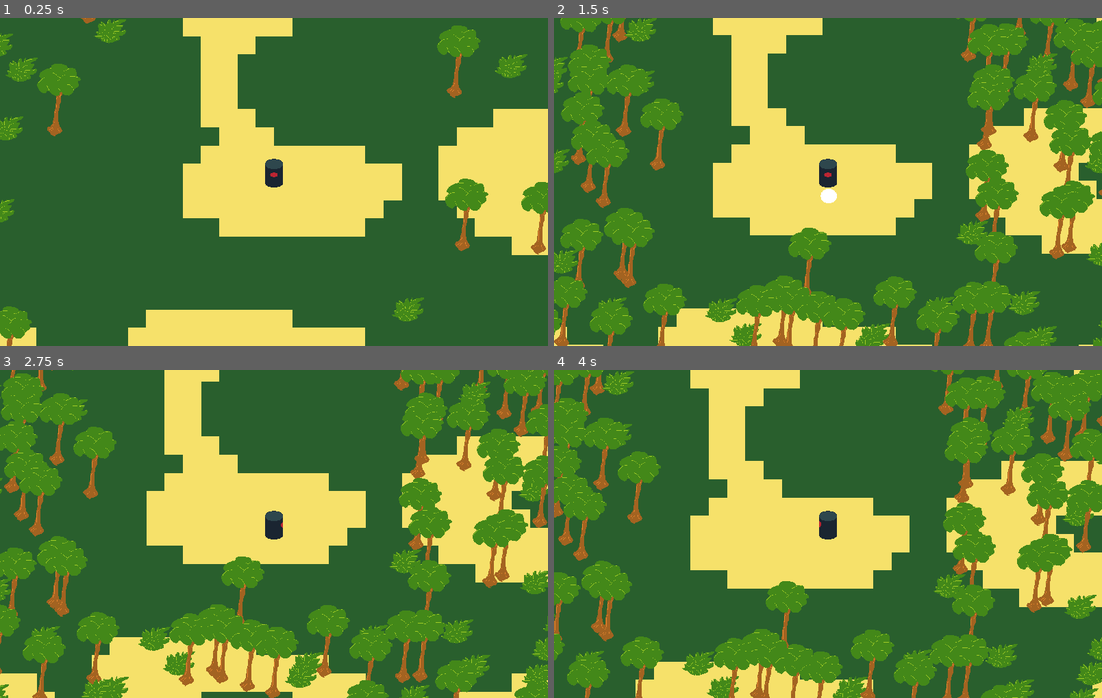
Above: before the commit, frames 1-4 (two rows, left to right).
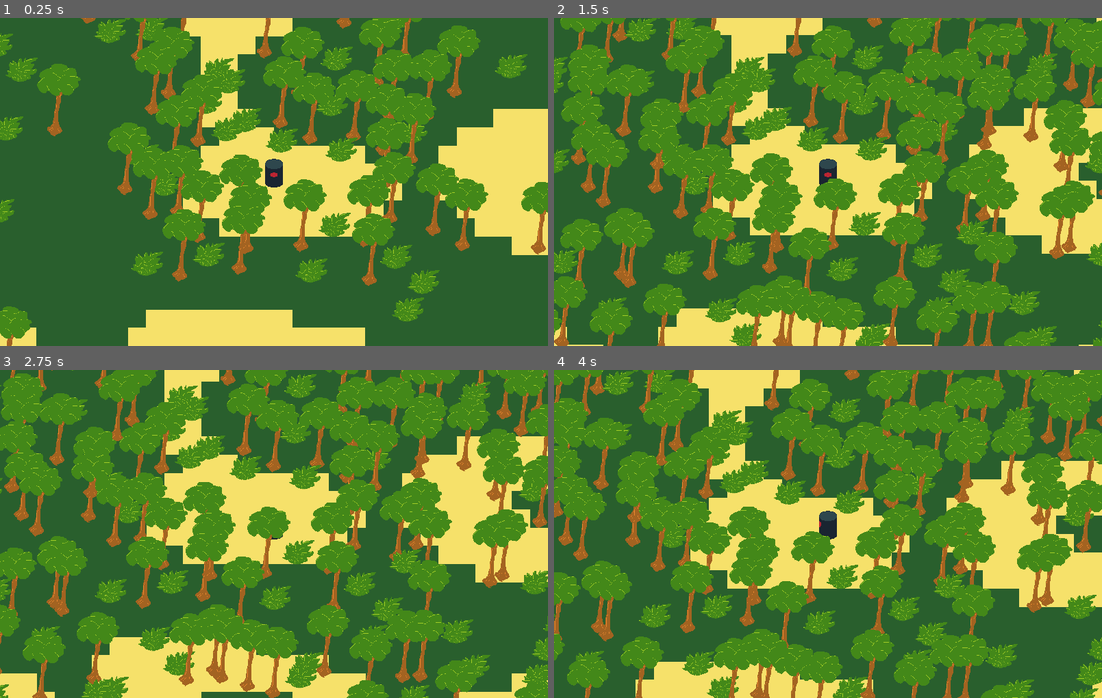
Above: after the commit, the same moments.

Repository: gamkedo-la/Jungle-Adventure
Game: Godot game, scene res://World.tscn
The game is run twice, just before and just after one commit, with the same random seed, the same clock (stepped at 60 frames per second) and the same inputs.
Inputs:
- Up to frame 1 (0.25 s): no input
- Up to frame 2 (1.5 s): hold Right (ui_right) 0.53-1.28 s; tap C (action) at 0.6, 1.35 s; hold Down (ui_down) from 1.28 s (still down)
- Up to frame 3 (2.75 s): release Down (ui_down) at 2.03 s; hold Right (ui_right) from 2.03 s (still down); tap C (action) at 2.1 s
- Up to frame 4 (4 s): release Right (ui_right) at 2.78 s; hold Up (ui_up) 2.78-3.53 s; tap C (action) at 2.85, 3.6 s; hold Left (ui_left) from 3.53 s (still down)

The runs differ from the first frame. In frame 1, 22% of the frame differs, in the area x 19-84%, y 0-85%; in frame 2, 22%; in frame 3, 20%; in frame 4, 22%.

Commit message:
Foliage added to starting room

Diff:
--- a/Landmarks.tscn
+++ b/Landmarks.tscn
@@ -120,7 +120,6 @@
 position = Vector2( 1049.27, 679.407 )
 
 [node name="1" parent="." instance=ExtResource( 1 )]
-visible = false
 permanent = true
 available_nodes = {
 0: 0,
--- a/Plant/Temp-Bush.tscn
+++ b/Plant/Temp-Bush.tscn
@@ -75,10 +75,10 @@
 tracks/5/imported = false
 tracks/5/enabled = true
 tracks/5/keys = {
-"times": PoolRealArray( 6.4, 7.4, 14, 15, 22.1, 23.1, 29 ),
-"transitions": PoolRealArray( 0.5, 0.732043, 0.554785, 0.63728, 0.732043, 0.757858, 0.659754 ),
+"times": PoolRealArray( 6.4, 7.4, 7.6, 14, 15, 15.4, 22.1, 23.1, 23.4, 29 ),
+"transitions": PoolRealArray( 0.5, 0.732043, 1, 0.554785, 0.63728, 1, 0.732043, 0.757858, 1, 0.659754 ),
 "update": 0,
-"values": [ Color( 1, 1, 1, 1 ), Color( 1, 1, 1, 0 ), Color( 1, 1, 1, 1 ), Color( 1, 1, 1, 0 ), Color( 1, 1, 1, 1 ), Color( 1, 1, 1, 0 ), Color( 1, 1, 1, 1 ) ]
+"values": [ Color( 1, 1, 1, 1 ), Color( 1, 1, 1, 0 ), Color( 1, 1, 1, 1 ), Color( 1, 1, 1, 1 ), Color( 1, 1, 1, 0 ), Color( 1, 1, 1, 1 ), Color( 1, 1, 1, 1 ), Color( 1, 1, 1, 0 ), Color( 1, 1, 1, 1 ), Color( 1, 1, 1, 1 ) ]
 }
 
 [sub_resource type="Animation" id=2]
@@ -119,12 +119,14 @@
 position = Vector2( 8, -68 )
 texture = ExtResource( 1 )
 hframes = 5
+frame = 2
 
 [node name="Sprite2" type="Sprite" parent="."]
+self_modulate = Color( 1, 1, 1, 0.206011 )
 position = Vector2( 8, -68 )
 texture = ExtResource( 1 )
 hframes = 5
-frame = 4
+frame = 2
 
 [node name="AnimationPlayer" type="AnimationPlayer" parent="."]
 autoplay = "Idle"
@@ -133,6 +135,7 @@
 
 [node name="CollisionShape2D" type="CollisionShape2D" parent="."]
 shape = SubResource( 3 )
+disabled = true
 
 [node name="Area2D" type="Area2D" parent="."]
 collision_layer = 0
--- a/Room.gd
+++ b/Room.gd
@@ -29,14 +29,6 @@
 
 
 func add_room(rng, branch_for_members):
-	for new_member in forMemberBranch.get_children():
-		forMemberBranch.remove_child(new_member)
-		branch_for_members.add_child(new_member)
-		var x = new_member.position.x/CELL_SIZE
-		var y = new_member.position.y/CELL_SIZE
-		_members[Vector2(x, y).round()] = new_member
-		new_member.position += position
-	forMemberBranch.queue_free()
 	for _i in range(0, TREE_FREQUENCY):
 		var x = rng.randi_range(0, ROOM_WIDTH)
 		var y = rng.randi_range(0, ROOM_HEIGHT)
@@ -47,6 +39,17 @@
 			new_tree.position += position + Vector2(x, y) * CELL_SIZE + (Vector2(CELL_SIZE, CELL_SIZE) * rng.randf())
 			branch_for_members.call_deferred("add_child", new_tree)
 			yield(get_tree(), "physics_frame")
+
+
+func find_this_room(branch_for_members):
+	for new_member in forMemberBranch.get_children():
+		forMemberBranch.remove_child(new_member)
+		branch_for_members.add_child(new_member)
+		var x = new_member.position.x/CELL_SIZE
+		var y = new_member.position.y/CELL_SIZE
+		_members[Vector2(x, y).round()] = new_member
+		new_member.position += position
+	forMemberBranch.queue_free()
 
 
 func remove_room():
--- a/RoomGeneration.gd
+++ b/RoomGeneration.gd
@@ -115,6 +115,7 @@
 			child.room_position = new_position
 			_current_rooms[new_position] = child
 			child.connect("player_present", self, "player_here")
+			child.call_deferred("find_this_room", branch_for_members)
 
 
 func _grid_to_world(vector: Vector2) -> Vector2:
--- a/World.tscn
+++ b/World.tscn
@@ -1,9 +1,11 @@
-[gd_scene load_steps=9 format=2]
+[gd_scene load_steps=11 format=2]
 
 [ext_resource path="res://RoomGeneration.gd" type="Script" id=1]
 [ext_resource path="res://Room.tscn" type="PackedScene" id=2]
 [ext_resource path="res://Player/Player.tscn" type="PackedScene" id=3]
 [ext_resource path="res://Temp_tileset.png" type="Texture" id=4]
+[ext_resource path="res://Plant/Temp-Bush.tscn" type="PackedScene" id=5]
+[ext_resource path="res://Plant/Temp-Tree.tscn" type="PackedScene" id=6]
 
 [sub_resource type="ConvexPolygonShape2D" id=1]
 points = PoolVector2Array( 0, 0, 64, 0, 64, 64, 0, 64 )
@@ -73,7 +75,7 @@
 [node name="RoomGenerator" type="Node2D" parent="."]
 script = ExtResource( 1 )
 
-[node name="BranchForRooms" type="Node2D" parent="RoomGenerator"]
+[node name="BranchForRooms" type="YSort" parent="RoomGenerator"]
 
 [node name="StartingRoom" parent="RoomGenerator/BranchForRooms" instance=ExtResource( 2 )]
 permanent = true
@@ -91,6 +93,138 @@
 [node name="CollisionShape2D" parent="RoomGenerator/BranchForRooms/StartingRoom" index="1"]
 shape = SubResource( 4 )
 
+[node name="Temp-Tree" parent="RoomGenerator/BranchForRooms/StartingRoom/ForMemberBranch" index="0" instance=ExtResource( 6 )]
+position = Vector2( 960, 384 )
+
+[node name="Temp-Tree7" parent="RoomGenerator/BranchForRooms/StartingRoom/ForMemberBranch" index="1" instance=ExtResource( 6 )]
+position = Vector2( 1056, 296 )
+
+[node name="Temp-Tree8" parent="RoomGenerator/BranchForRooms/StartingRoom/ForMemberBranch" index="2" instance=ExtResource( 6 )]
+position = Vector2( 960, 264 )
+
+[node name="Temp-Tree9" parent="RoomGenerator/BranchForRooms/StartingRoom/ForMemberBranch" index="3" instance=ExtResource( 6 )]
+position = Vector2( 856, 216 )
+
+[node name="Temp-Tree10" parent="RoomGenerator/BranchForRooms/StartingRoom/ForMemberBranch" index="4" instance=ExtResource( 6 )]
+position = Vector2( 704, 224 )
+
+[node name="Temp-Tree11" parent="RoomGenerator/BranchForRooms/StartingRoom/ForMemberBranch" index="5" instance=ExtResource( 6 )]
+position = Vector2( 600, 168 )
+
+[node name="Temp-Tree12" parent="RoomGenerator/BranchForRooms/StartingRoom/ForMemberBranch" index="6" instance=ExtResource( 6 )]
+position = Vector2( 312, 232 )
+
+[node name="Temp-Tree13" parent="RoomGenerator/BranchForRooms/StartingRoom/ForMemberBranch" index="7" instance=ExtResource( 6 )]
+position = Vector2( 224, 304 )
+
+[node name="Temp-Tree14" parent="RoomGenerator/BranchForRooms/StartingRoom/ForMemberBranch" index="8" instance=ExtResource( 6 )]
+position = Vector2( 240, 480 )
+
+[node name="Temp-Tree15" parent="RoomGenerator/BranchForRooms/StartingRoom/ForMemberBranch" index="9" instance=ExtResource( 6 )]
+position = Vector2( 312, 568 )
+
+[node name="Temp-Tree16" parent="RoomGenerator/BranchForRooms/StartingRoom/ForMemberBranch" index="10" instance=ExtResource( 6 )]
+position = Vector2( 480, 608 )
+
+[node name="Temp-Tree17" parent="RoomGenerator/BranchForRooms/StartingRoom/ForMemberBranch" index="11" instance=ExtResource( 6 )]
+position = Vector2( 672, 600 )
+
+[node name="Temp-Tree18" parent="RoomGenerator/BranchForRooms/StartingRoom/ForMemberBranch" index="12" instance=ExtResource( 6 )]
+position = Vector2( 896, 584 )
+
+[node name="Temp-Tree19" parent="RoomGenerator/BranchForRooms/StartingRoom/ForMemberBranch" index="13" instance=ExtResource( 6 )]
+position = Vector2( 984, 504 )
+
+[node name="Temp-Tree20" parent="RoomGenerator/BranchForRooms/StartingRoom/ForMemberBranch" index="14" instance=ExtResource( 6 )]
+position = Vector2( 912, 720 )
+
+[node name="Temp-Tree21" parent="RoomGenerator/BranchForRooms/StartingRoom/ForMemberBranch" index="15" instance=ExtResource( 6 )]
+position = Vector2( 1136, 544 )
+
+[node name="Temp-Tree22" parent="RoomGenerator/BranchForRooms/StartingRoom/ForMemberBranch" index="16" instance=ExtResource( 6 )]
+position = Vector2( 1112, 144 )
+
+[node name="Temp-Tree23" parent="RoomGenerator/BranchForRooms/StartingRoom/ForMemberBranch" index="17" instance=ExtResource( 6 )]
+position = Vector2( 664, 64 )
+
+[node name="Temp-Tree24" parent="RoomGenerator/BranchForRooms/StartingRoom/ForMemberBranch" index="18" instance=ExtResource( 6 )]
+position = Vector2( 208, 64 )
+
+[node name="Temp-Tree2" parent="RoomGenerator/BranchForRooms/StartingRoom/ForMemberBranch" index="19" instance=ExtResource( 6 )]
+position = Vector2( 448, 512 )
+
+[node name="Temp-Tree25" parent="RoomGenerator/BranchForRooms/StartingRoom/ForMemberBranch" index="20" instance=ExtResource( 6 )]
+position = Vector2( 248, 704 )
+
+[node name="Temp-Tree26" parent="RoomGenerator/BranchForRooms/StartingRoom/ForMemberBranch" index="21" instance=ExtResource( 6 )]
+position = Vector2( 56, 400 )
+
+[node name="Temp-Tree27" parent="RoomGenerator/BranchForRooms/StartingRoom/ForMemberBranch" index="22" instance=ExtResource( 6 )]
+position = Vector2( 936, 24 )
+
+[node name="Temp-Tree3" parent="RoomGenerator/BranchForRooms/StartingRoom/ForMemberBranch" index="23" instance=ExtResource( 6 )]
+position = Vector2( 984, 144 )
+
+[node name="Temp-Tree4" parent="RoomGenerator/BranchForRooms/StartingRoom/ForMemberBranch" index="24" instance=ExtResource( 6 )]
+position = Vector2( 456, 680 )
+
+[node name="Temp-Tree5" parent="RoomGenerator/BranchForRooms/StartingRoom/ForMemberBranch" index="25" instance=ExtResource( 6 )]
+position = Vector2( 144, 488 )
+
+[node name="Temp-Tree6" parent="RoomGenerator/BranchForRooms/StartingRoom/ForMemberBranch" index="26" instance=ExtResource( 6 )]
+position = Vector2( 152, 120 )
+
+[node name="Temp-Bush" parent="RoomGenerator/BranchForRooms/StartingRoom/ForMemberBranch" index="27" instance=ExtResource( 5 )]
+position = Vector2( 408, 216 )
+
+[node name="Temp-Bush2" parent="RoomGenerator/BranchForRooms/StartingRoom/ForMemberBranch" index="28" instance=ExtResource( 5 )]
+position = Vector2( 472, 184 )
+
+[node name="Temp-Bush3" parent="RoomGenerator/BranchForRooms/StartingRoom/ForMemberBranch" index="29" instance=ExtResource( 5 )]
+position = Vector2( 336, 120 )
+
+[node name="Temp-Bush4" parent="RoomGenerator/BranchForRooms/StartingRoom/ForMemberBranch" index="30" instance=ExtResource( 5 )]
+position = Vector2( 416, 48 )
+
+[node name="Temp-Bush5" parent="RoomGenerator/BranchForRooms/StartingRoom/ForMemberBranch" index="31" instance=ExtResource( 5 )]
+position = Vector2( 776, 128 )
+
+[node name="Temp-Bush10" parent="RoomGenerator/BranchForRooms/StartingRoom/ForMemberBranch" index="32" instance=ExtResource( 5 )]
+position = Vector2( 1056, 224 )
+
+[node name="Temp-Bush11" parent="RoomGenerator/BranchForRooms/StartingRoom/ForMemberBranch" index="33" instance=ExtResource( 5 )]
+position = Vector2( 1096, 752 )
+
+[node name="Temp-Bush12" parent="RoomGenerator/BranchForRooms/StartingRoom/ForMemberBranch" index="34" instance=ExtResource( 5 )]
+position = Vector2( 344, 656 )
+
+[node name="Temp-Bush13" parent="RoomGenerator/BranchForRooms/StartingRoom/ForMemberBranch" index="35" instance=ExtResource( 5 )]
+position = Vector2( 192, 408 )
+
+[node name="Temp-Bush14" parent="RoomGenerator/BranchForRooms/StartingRoom/ForMemberBranch" index="36" instance=ExtResource( 5 )]
+position = Vector2( 288, 408 )
+
+[node name="Temp-Bush15" parent="RoomGenerator/BranchForRooms/StartingRoom/ForMemberBranch" index="37" instance=ExtResource( 5 )]
+position = Vector2( 784, 552 )
+
+[node name="Temp-Bush16" parent="RoomGenerator/BranchForRooms/StartingRoom/ForMemberBranch" index="38" instance=ExtResource( 5 )]
+position = Vector2( 808, 288 )
+
+[node name="Temp-Bush17" parent="RoomGenerator/BranchForRooms/StartingRoom/ForMemberBranch" index="39" instance=ExtResource( 5 )]
+position = Vector2( 600, 256 )
+
+[node name="Temp-Bush6" parent="RoomGenerator/BranchForRooms/StartingRoom/ForMemberBranch" index="40" instance=ExtResource( 5 )]
+position = Vector2( 1000, 664 )
+
+[node name="Temp-Bush7" parent="RoomGenerator/BranchForRooms/StartingRoom/ForMemberBranch" index="41" instance=ExtResource( 5 )]
+position = Vector2( 128, 688 )
+
+[node name="Temp-Bush8" parent="RoomGenerator/BranchForRooms/StartingRoom/ForMemberBranch" index="42" instance=ExtResource( 5 )]
+position = Vector2( 112, 312 )
+
+[node name="Temp-Bush9" parent="RoomGenerator/BranchForRooms/StartingRoom/ForMemberBranch" index="43" instance=ExtResource( 5 )]
+position = Vector2( 704, 712 )
+
 [node name="StartingRoom2" parent="RoomGenerator/BranchForRooms" instance=ExtResource( 2 )]
 position = Vector2( 0, -768 )
 available_nodes = {
@@ -107,6 +241,87 @@
 [node name="CollisionShape2D" parent="RoomGenerator/BranchForRooms/StartingRoom2" index="1"]
 shape = SubResource( 4 )
 
+[node name="Temp-Tree" parent="RoomGenerator/BranchForRooms/StartingRoom2/ForMemberBranch" index="0" instance=ExtResource( 6 )]
+position = Vector2( 776, 48 )
+
+[node name="Temp-Tree2" parent="RoomGenerator/BranchForRooms/StartingRoom2/ForMemberBranch" index="1" instance=ExtResource( 6 )]
+position = Vector2( 1112, 392 )
+
+[node name="Temp-Tree3" parent="RoomGenerator/BranchForRooms/StartingRoom2/ForMemberBranch" index="2" instance=ExtResource( 6 )]
+position = Vector2( 32, 384 )
+
+[node name="Temp-Tree4" parent="RoomGenerator/BranchForRooms/StartingRoom2/ForMemberBranch" index="3" instance=ExtResource( 6 )]
+position = Vector2( 416, 400 )
+
+[node name="Temp-Tree5" parent="RoomGenerator/BranchForRooms/StartingRoom2/ForMemberBranch" index="4" instance=ExtResource( 6 )]
+position = Vector2( 544, 688 )
+
+[node name="Temp-Tree6" parent="RoomGenerator/BranchForRooms/StartingRoom2/ForMemberBranch" index="5" instance=ExtResource( 6 )]
+position = Vector2( 824, 584 )
+
+[node name="Temp-Tree7" parent="RoomGenerator/BranchForRooms/StartingRoom2/ForMemberBranch" index="6" instance=ExtResource( 6 )]
+position = Vector2( 1032, 704 )
+
+[node name="Temp-Tree8" parent="RoomGenerator/BranchForRooms/StartingRoom2/ForMemberBranch" index="7" instance=ExtResource( 6 )]
+position = Vector2( 896, 288 )
+
+[node name="Temp-Tree9" parent="RoomGenerator/BranchForRooms/StartingRoom2/ForMemberBranch" index="8" instance=ExtResource( 6 )]
+position = Vector2( 1024, 104 )
+
+[node name="Temp-Tree10" parent="RoomGenerator/BranchForRooms/StartingRoom2/ForMemberBranch" index="9" instance=ExtResource( 6 )]
+position = Vector2( 544, 208 )
+
+[node name="Temp-Tree11" parent="RoomGenerator/BranchForRooms/StartingRoom2/ForMemberBranch" index="10" instance=ExtResource( 6 )]
+position = Vector2( 232, 128 )
+
+[node name="Temp-Tree12" parent="RoomGenerator/BranchForRooms/StartingRoom2/ForMemberBranch" index="11" instance=ExtResource( 6 )]
+position = Vector2( 184, 280 )
+
+[node name="Temp-Tree13" parent="RoomGenerator/BranchForRooms/StartingRoom2/ForMemberBranch" index="12" instance=ExtResource( 6 )]
+position = Vector2( 128, 520 )
+
+[node name="Temp-Tree14" parent="RoomGenerator/BranchForRooms/StartingRoom2/ForMemberBranch" index="13" instance=ExtResource( 6 )]
+position = Vector2( 248, 688 )
+
+[node name="Temp-Tree15" parent="RoomGenerator/BranchForRooms/StartingRoom2/ForMemberBranch" index="14" instance=ExtResource( 6 )]
+position = Vector2( 104, 704 )
+
+[node name="Temp-Bush" parent="RoomGenerator/BranchForRooms/StartingRoom2/ForMemberBranch" index="15" instance=ExtResource( 5 )]
+position = Vector2( 392, 264 )
+
+[node name="Temp-Bush2" parent="RoomGenerator/BranchForRooms/StartingRoom2/ForMemberBranch" index="16" instance=ExtResource( 5 )]
+position = Vector2( 528, 96 )
+
+[node name="Temp-Bush3" parent="RoomGenerator/BranchForRooms/StartingRoom2/ForMemberBranch" index="17" instance=ExtResource( 5 )]
+position = Vector2( 72, 112 )
+
+[node name="Temp-Bush4" parent="RoomGenerator/BranchForRooms/StartingRoom2/ForMemberBranch" index="18" instance=ExtResource( 5 )]
+position = Vector2( 1032, 216 )
+
+[node name="Temp-Bush5" parent="RoomGenerator/BranchForRooms/StartingRoom2/ForMemberBranch" index="19" instance=ExtResource( 5 )]
+position = Vector2( 1000, 592 )
+
+[node name="Temp-Bush6" parent="RoomGenerator/BranchForRooms/StartingRoom2/ForMemberBranch" index="20" instance=ExtResource( 5 )]
+position = Vector2( 792, 736 )
+
+[node name="Temp-Bush7" parent="RoomGenerator/BranchForRooms/StartingRoom2/ForMemberBranch" index="21" instance=ExtResource( 5 )]
+position = Vector2( 144, 632 )
+
+[node name="Temp-Bush8" parent="RoomGenerator/BranchForRooms/StartingRoom2/ForMemberBranch" index="22" instance=ExtResource( 5 )]
+position = Vector2( 456, 536 )
+
+[node name="Temp-Bush9" parent="RoomGenerator/BranchForRooms/StartingRoom2/ForMemberBranch" index="23" instance=ExtResource( 5 )]
+position = Vector2( 664, 360 )
+
+[node name="Temp-Bush10" parent="RoomGenerator/BranchForRooms/StartingRoom2/ForMemberBranch" index="24" instance=ExtResource( 5 )]
+position = Vector2( 208, 424 )
+
+[node name="Temp-Bush11" parent="RoomGenerator/BranchForRooms/StartingRoom2/ForMemberBranch" index="25" instance=ExtResource( 5 )]
+position = Vector2( 808, 472 )
+
+[node name="Temp-Bush12" parent="RoomGenerator/BranchForRooms/StartingRoom2/ForMemberBranch" index="26" instance=ExtResource( 5 )]
+position = Vector2( 376, 776 )
+
 [node name="BranchForMembers" type="YSort" parent="RoomGenerator"]
 
 [node name="Player" parent="RoomGenerator/BranchForMembers" instance=ExtResource( 3 )]
